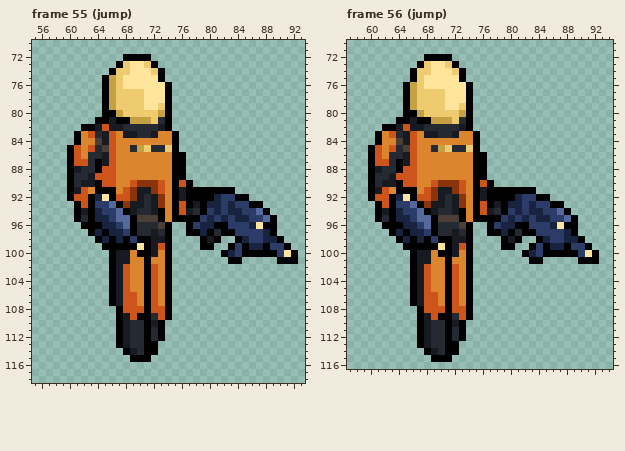
Pixel-art file: sprites/commandorun.ase. Above is the file before it was changed.
150x150 pixels, 211 frames. Colours within 5 levels of each other are drawn and written as one. Shown: frame 55 (jump): x 55..93, y 70..118; frame 56 (jump): x 57..94, y 70..116. The commit also changed other frames, which this record leaves out.
Once edited:
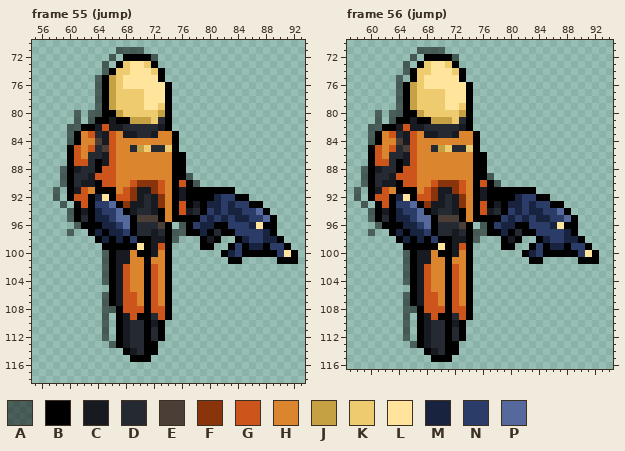
Palette (. is transparent): A #00000080  B #000000  C #181a21  D #252932  E #4a3e37  F #8a340b  G #cd551c  H #db852e  J #c5a144  K #eecb6f  L #ffe49c  M #18233f  N #2b3c68  P #55699d
Diff:
layer "Sketch 0" now shown
Frame 55 (jump), layer "Sketch 0":
y 71: x 67..70 .... -> AAAA
y 72: x 66 . -> A; x 72 . -> A
y 73..74: x 65 . -> A
y 75..79: x 64 . -> A
y 80: x 61 . -> A; x 63..64 .. -> AA
y 81: x 61 . -> A; x 63 . -> A
y 82: x 60..61 .. -> AA
y 83..84: x 60 . -> A
y 88: x 59 . -> A
y 89: x 59 . -> A; x 77 . -> A
y 90: x 59 . -> A; x 78 . -> A
y 91..92: x 58 . -> A
y 93: x 59 . -> A
y 94..95: x 60 . -> A
y 96: x 61 . -> A; x 76 . -> A
y 97: x 60 . -> A; x 75..76 .. -> AA
y 98: x 75 . -> A
y 100..104: x 65 . -> A
y 106..107: x 65 . -> A
y 108: x 65..66 .. -> AA
y 109..112: x 65 . -> A
y 113: x 66 . -> A
Frame 56 (jump), layer "Sketch 0": the same change as frame 55 (jump)
